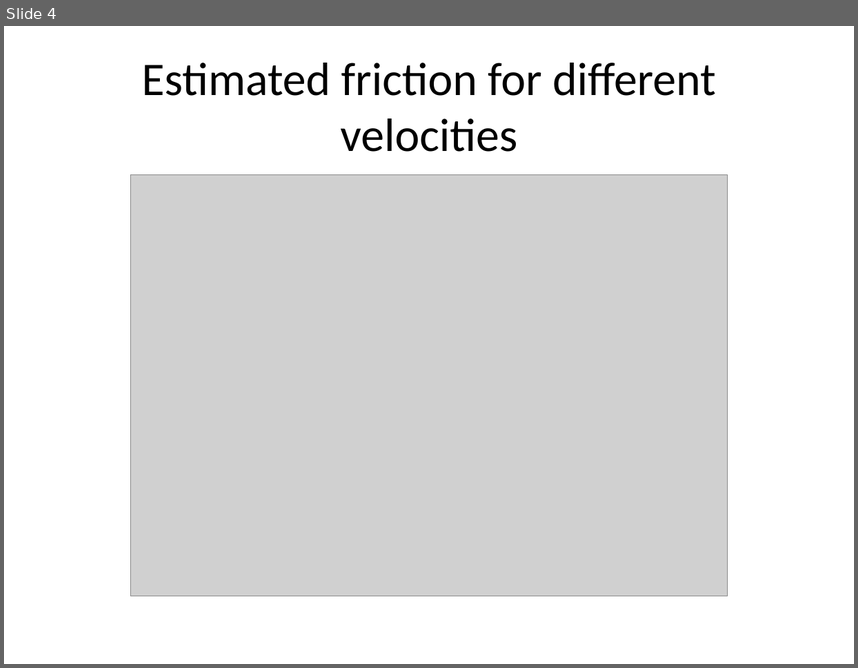
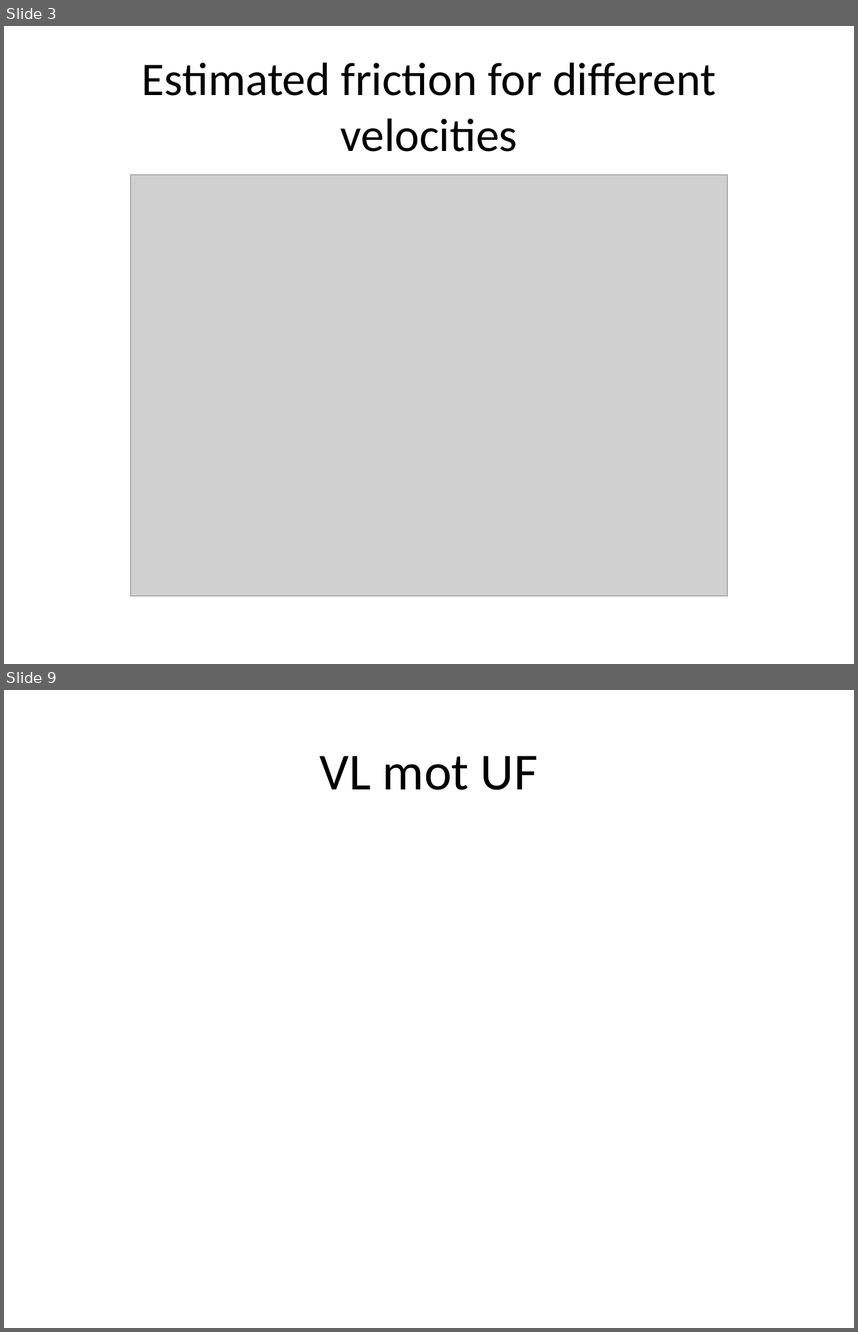
Before and after one commit to adamjalkemo/AdaptiveFrictionCompensation, a slide deck: documents/predPres.pptx. Shown one above the other, each under a label of ours: slide 4 before the commit, slides 3 and 9 after it; the slides between them are not shown. The pictures are 858x668 and 858x1332 pixels, drawn with LibreOffice and Linux fonts; fonts in the diff are those of the drawing; grey boxes stand for pictures. Boxes give left, top, right and bottom in pixels: in the first picture for what was removed or moved away, otherwise in the second. Text is boxed around its words. In the diff, an @@ line names an element or a change of style, - is before the commit and + after.

```diff
--- a/documents/predPres.pptx
+++ b/documents/predPres.pptx
@@ slide 9 added at (4,690,854,1328), background #FFFFFF @@
@@ title added at (320,756,538,790), 44 pt, text #000000 @@
+VL mot UF
@@ what was slide 4 is now slide 3 @@
```
Also in this commit, not shown: 8 other slides added, 1 slide removed.
